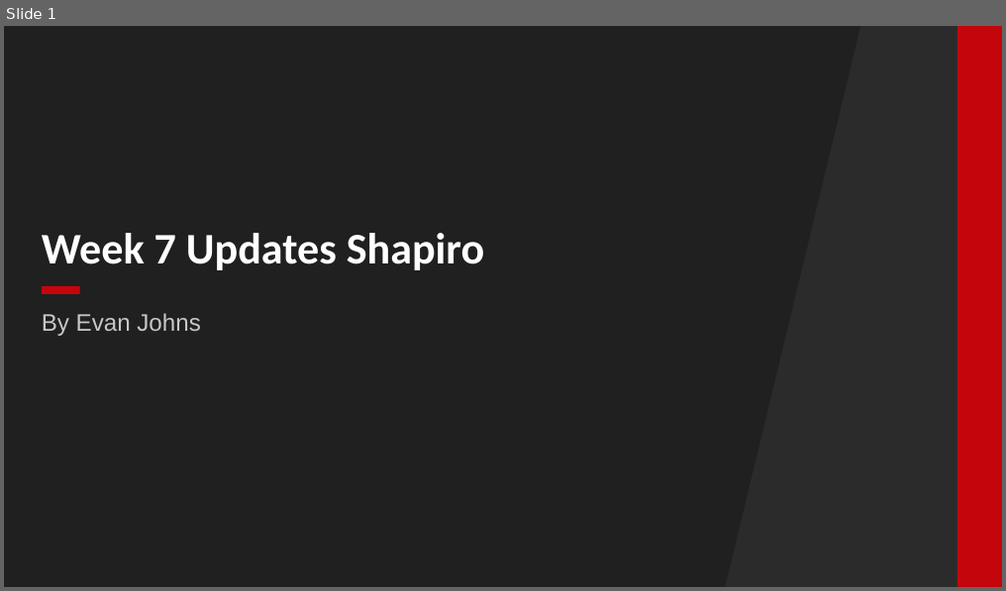
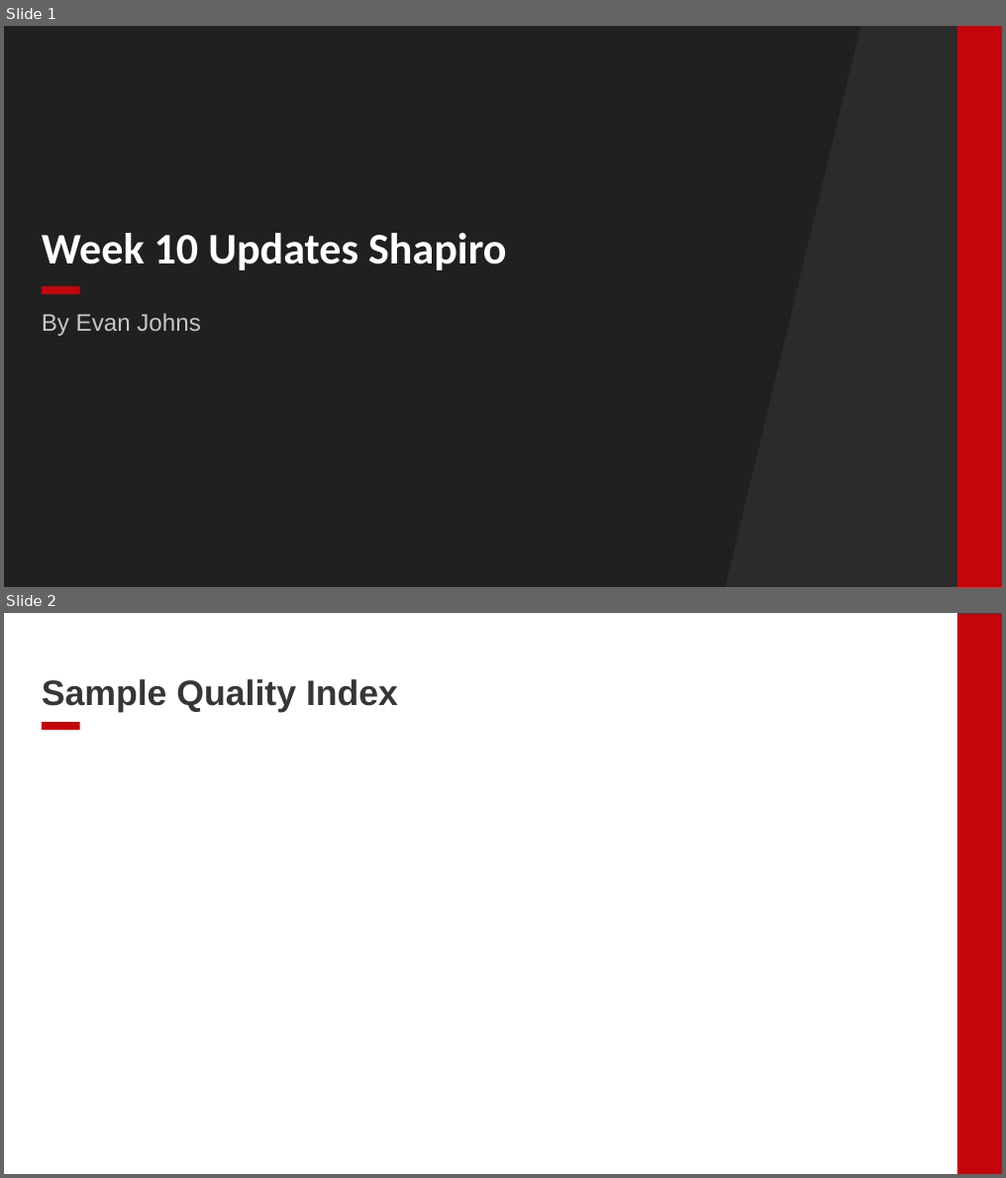
Before and after one commit to EDJohns/2025-Dinh-Lab-Research-Project, a slide deck: Shapiro 2025 Project/Weekly Updates/Week 7 Updates.pptx. Shown one above the other, each under a label of ours: slide 1 before the commit, slides 1 and 2 after it. The pictures are 1006x591 and 1006x1178 pixels, drawn with LibreOffice and Linux fonts; fonts in the diff are those of the drawing; background and template pictures are left out; a plain dark background stands for a picture behind light text. Boxes give left, top, right and bottom in pixels: in the first picture for what was removed or moved away, otherwise in the second. Text is boxed around its words. In the diff, an @@ line names an element or a change of style, - is before the commit and + after.

```diff
--- a/Shapiro 2025 Project/Weekly Updates/Week 7 Updates.pptx
+++ b/Shapiro 2025 Project/Weekly Updates/Week 7 Updates.pptx
@@ slide 2 added at (4, 613, 1002, 1174), background #FFFFFF; not listed: 1 template element that a slide beside it also shows @@
@@ title added at (42, 679, 398, 712), 34 pt, text #363636, bold @@
+Sample Quality Index
@@ rectangle added at (42, 722, 80, 730), fill #C5050C @@
@@ slide 1 changed as well @@
@@ title at (42, 233, 506, 271): text changed @@
-Week 7 Updates Shapiro
+Week 10 Updates Shapiro
```
Also in this commit, not shown: 6 other slides added, 19 slides removed, 8 other files.
